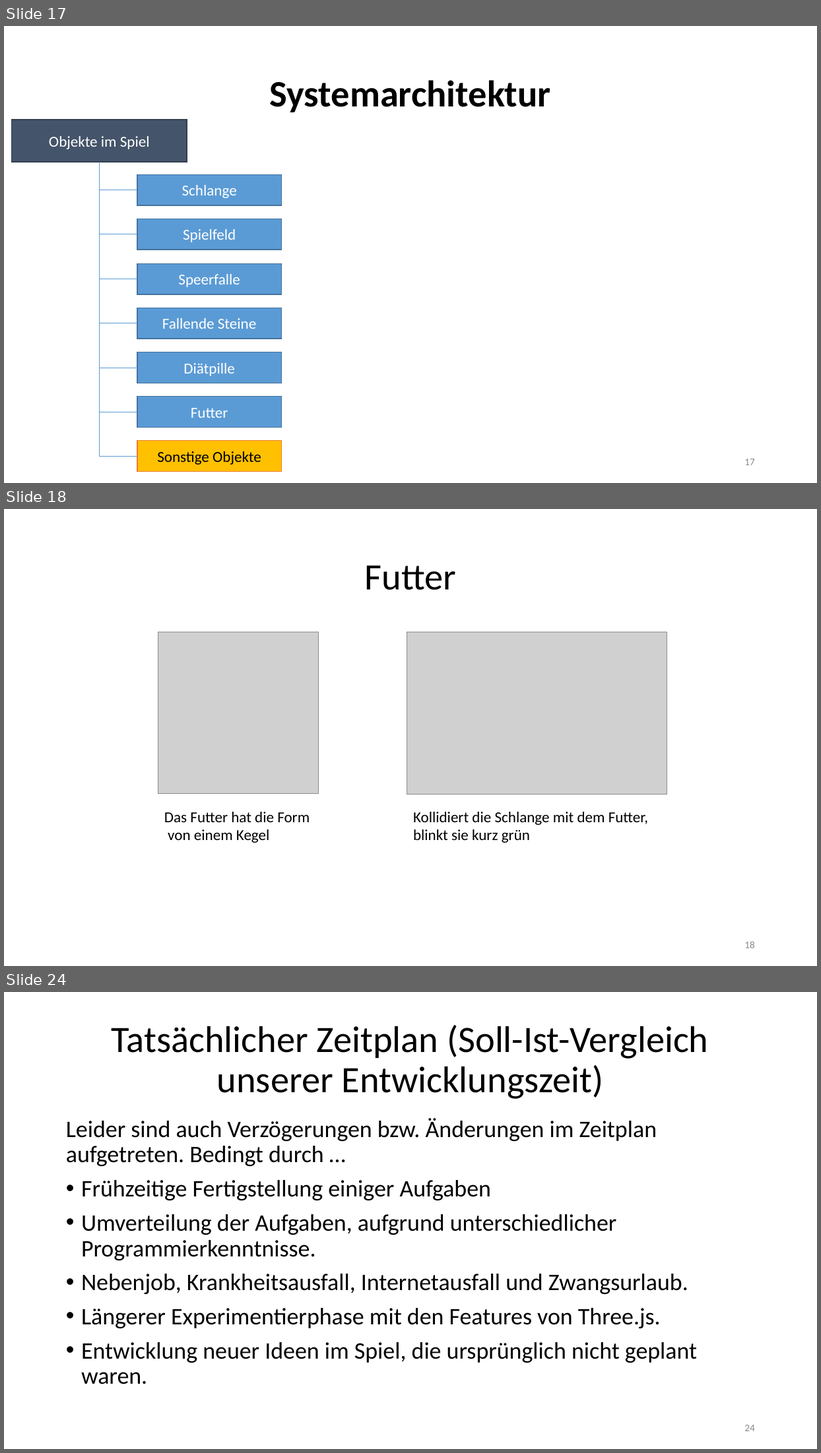
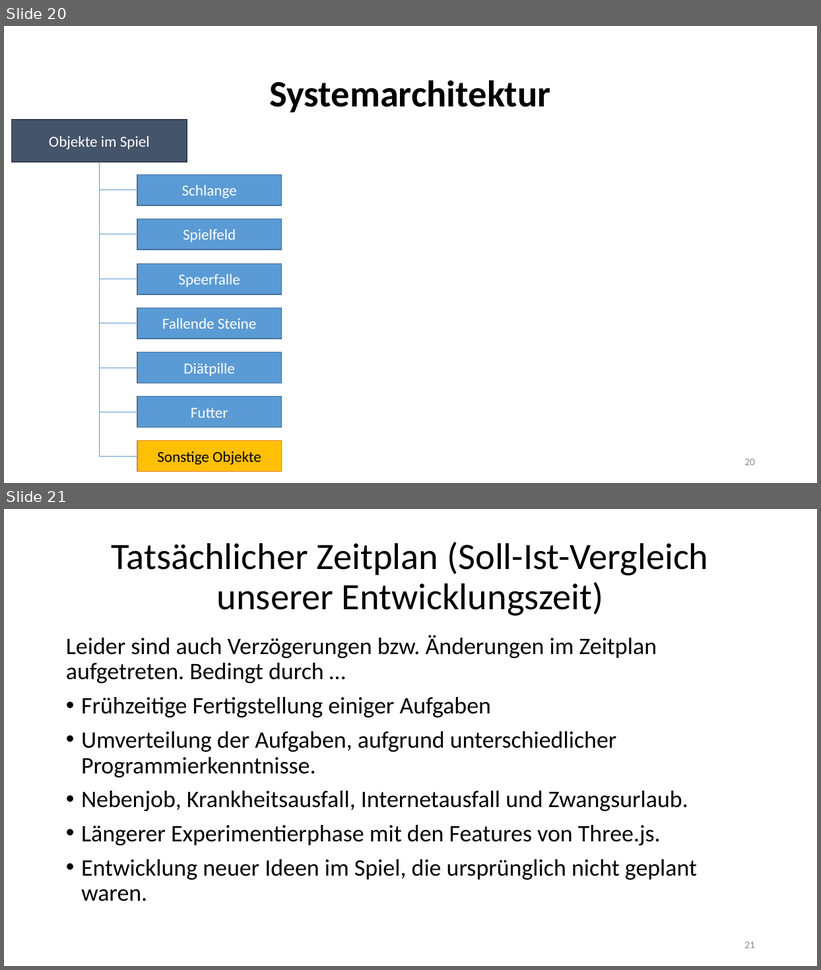
Before and after one commit to RamoramaInteractive/GDV-Projekt, a slide deck: FinalePräsentation.pptx. Shown one above the other, each under a label of ours: slides 17, 18 and 24 before the commit, slides 20 and 21 after it; the slides between them are not shown. The pictures are 821x1453 and 821x970 pixels, drawn with LibreOffice and Linux fonts; fonts in the diff are those of the drawing; grey boxes stand for pictures. Boxes give left, top, right and bottom in pixels: in the first picture for what was removed or moved away, otherwise in the second. Text is boxed around its words. In the diff, an @@ line names an element or a change of style, - is before the commit and + after.

```diff
--- a/FinalePräsentation.pptx
+++ b/FinalePräsentation.pptx
@@ slide 18 removed at (4, 509, 817, 966), background #FFFFFF @@
@@ title removed at (365, 565, 456, 590) @@
-Futter
@@ picture removed at (158, 632, 318, 793) @@
@@ picture removed at (407, 632, 667, 794) @@
@@ text removed at (164, 812, 310, 843) @@
-Das Futter hat die Form
-von einem Kegel
@@ text removed at (413, 812, 648, 843) @@
-Kollidiert die Schlange mit dem Futter,
-blinkt sie kurz grün
@@ page number removed at (745, 941, 755, 949) @@
-18
@@ what was slide 17 is now slide 20 @@
@@ page number at (745, 459, 755, 466): text changed @@
-17
+20
@@ what was slide 24 is now slide 21 @@
@@ page number at (745, 942, 755, 949): text changed @@
-24
+21
```
Also in this commit, not shown: 7 slides changed, 3 slides added, 6 other slides removed.
